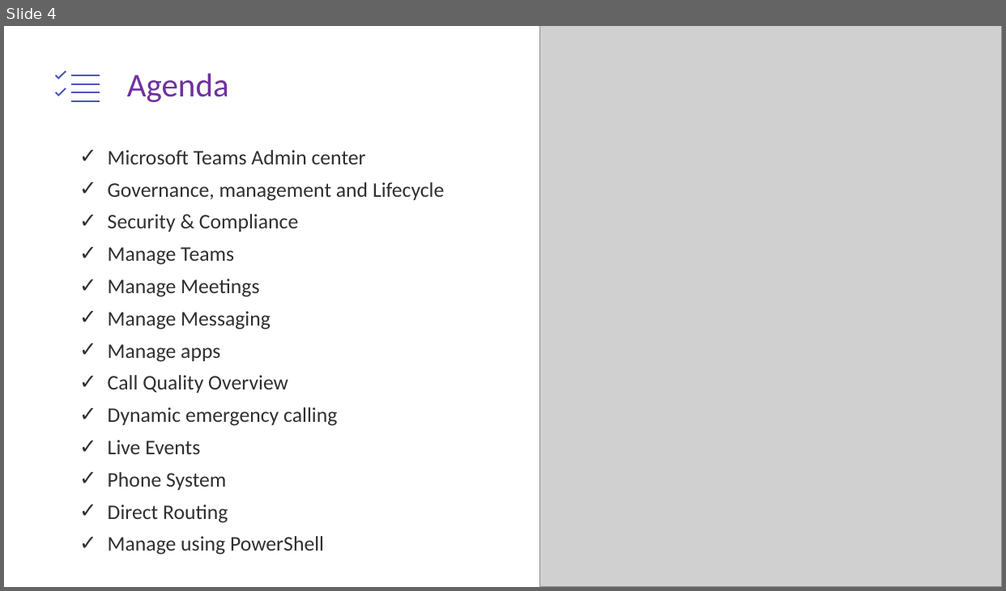
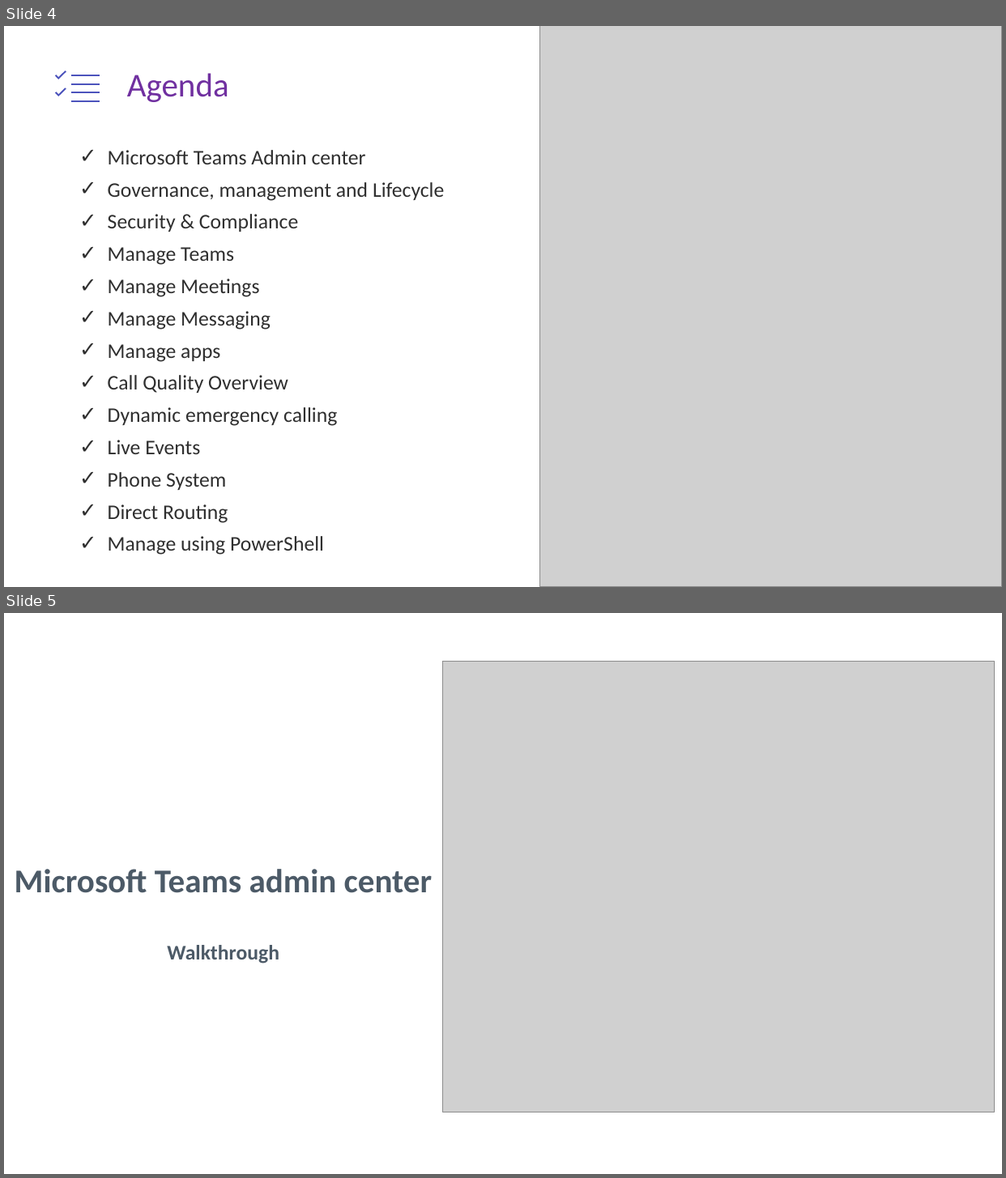
Before and after one commit to JPOWER4/MicrosoftTeams, a slide deck: MicrosoftTeams-Admin.pptx. Shown one above the other, each under a label of ours: slide 4 before the commit, slides 4 and 5 after it. The pictures are 1006x591 and 1006x1178 pixels, drawn with LibreOffice and Linux fonts; fonts in the diff are those of the drawing; grey boxes stand for pictures; background and template pictures are left out. Boxes give left, top, right and bottom in pixels: in the first picture for what was removed or moved away, otherwise in the second. Text is boxed around its words. In the diff, an @@ line names an element or a change of style, - is before the commit and + after.

```diff
--- a/MicrosoftTeams-Admin.pptx
+++ b/MicrosoftTeams-Admin.pptx
@@ slide 5 added at (x1=4, y1=613, x2=1002, y2=1174), background #FFFFFF @@
@@ picture added at (x1=443, y1=662, x2=995, y2=1113) @@
@@ text added at (x1=15, y1=869, x2=432, y2=964), 32 pt, text #4C5A67, bold @@
+Microsoft Teams admin center
+Walkthrough
```
Also in this commit, not shown: 13 other slides added, 16 other files.
